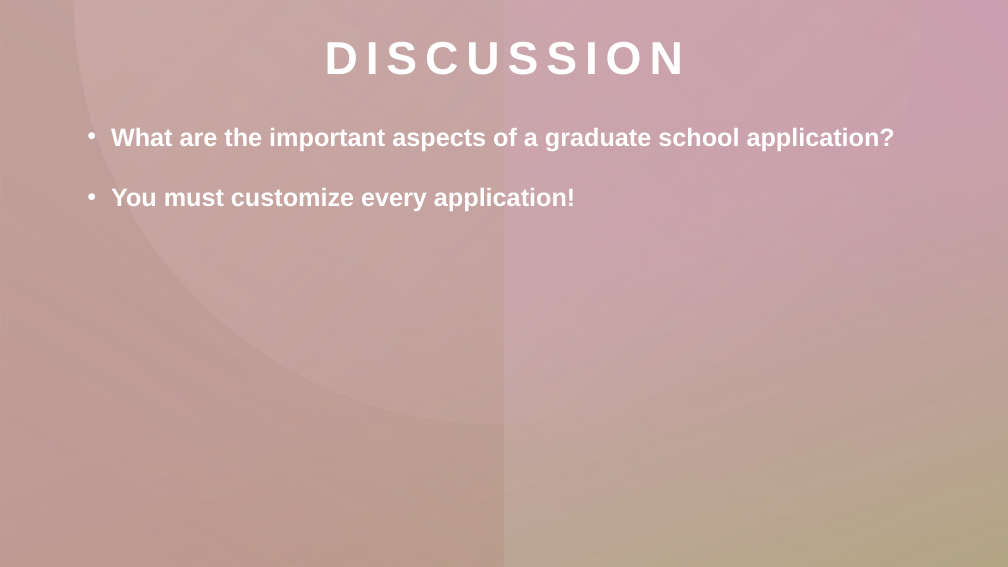
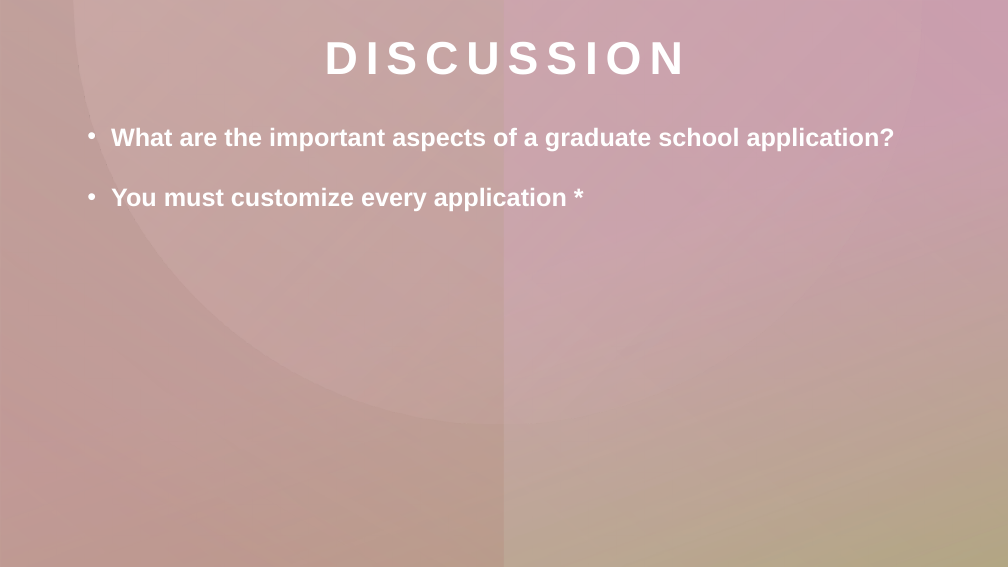
Before and after one commit to madmolecularman/MARC_Fall_2020, a slide deck: slide 13 of resources/gradschool/grad_school_session.pptx. Drawn at 1008x567 pixels with LibreOffice and Linux fonts; fonts in the diff are those of the drawing. Boxes give left, top, right and bottom in pixels: in the first picture for what was removed or moved away, otherwise in the second. Text is boxed around its words. In the diff, an @@ line names an element or a change of style, - is before the commit and + after.

```diff
--- a/resources/gradschool/grad_school_session.pptx
+++ b/resources/gradschool/grad_school_session.pptx
@@ text at [111, 188, 567, 211]: text changed @@
-• You must customize every application!
+• You must customize every application *
```
Also in this commit, not shown: 7 other slides changed, 1 slide added.
